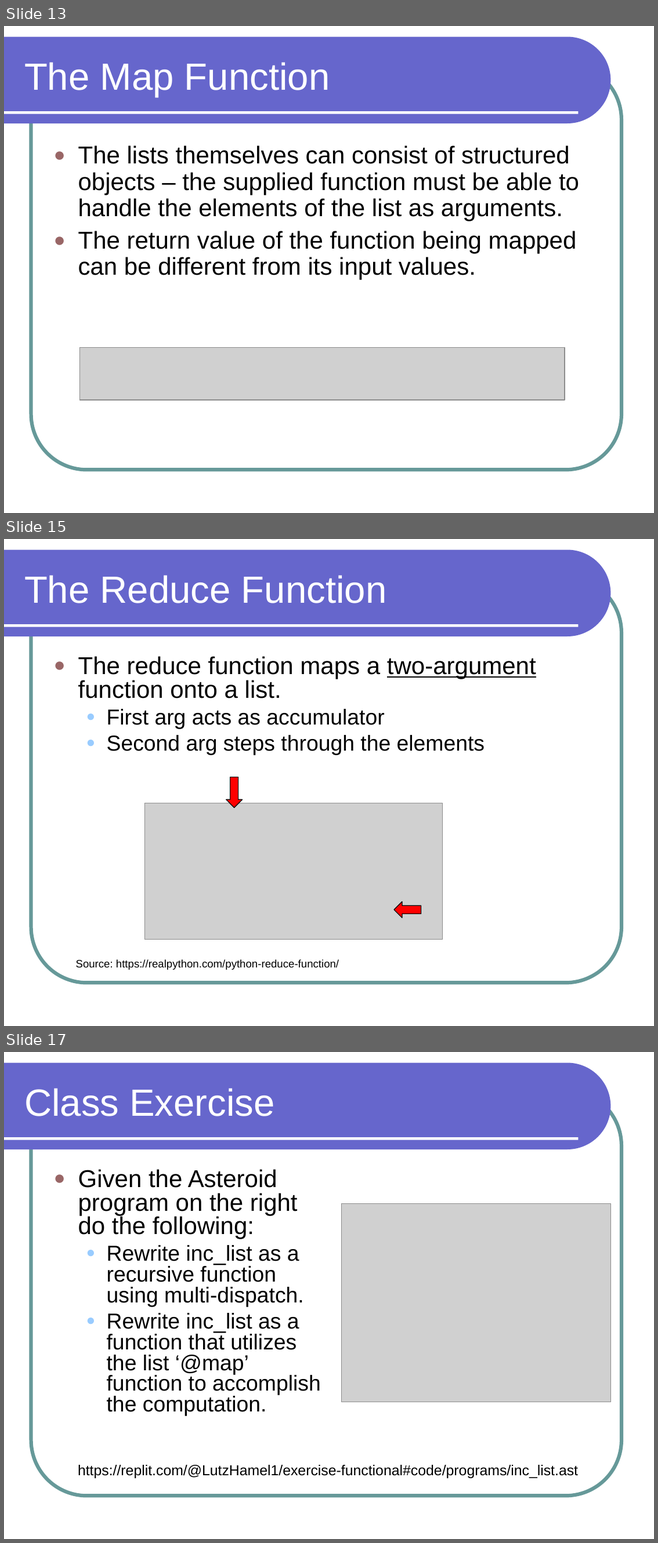
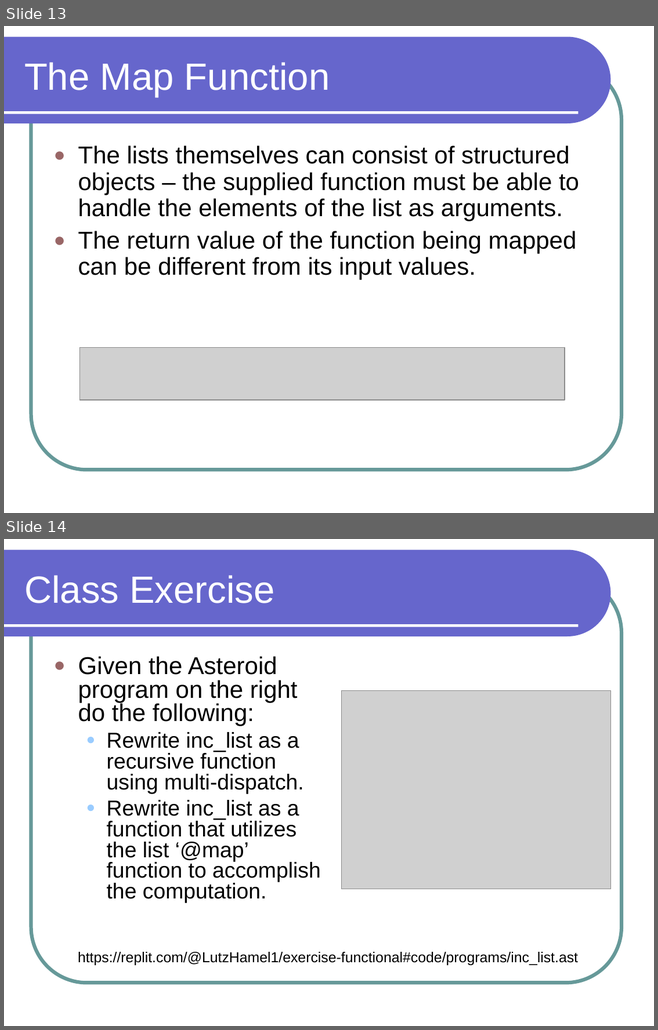
Before and after one commit to lutzhamel/CSC301, a slide deck: notes/csc301-ln014.ppt. Shown one above the other, each under a label of ours: slides 13, 15 and 17 before the commit, slides 13 and 14 after it; the slides between them are not shown. The pictures are 658x1543 and 658x1030 pixels, drawn with LibreOffice and Linux fonts; fonts in the diff are those of the drawing; grey boxes stand for pictures. Boxes give left, top, right and bottom in pixels: in the first picture for what was removed or moved away, otherwise in the second. Text is boxed around its words. In the diff, an @@ line names an element or a change of style, - is before the commit and + after.

```diff
--- a/notes/csc301-ln014.ppt
+++ b/notes/csc301-ln014.ppt
@@ slide 15 removed at (x1=4, y1=539, x2=654, y2=1026), background #FFFFFF; not listed: 3 template elements that a slide beside it also shows @@
@@ title removed at (x1=24, y1=575, x2=386, y2=603) @@
-The Reduce Function
@@ text removed at (x1=78, y1=656, x2=536, y2=755) @@
-● The reduce function maps a two-argument function onto a list.
-  ● First arg acts as accumulator
-  ● Second arg steps through the elements
@@ down arrow removed at (x1=226, y1=777, x2=242, y2=808) @@
@@ picture removed at (x1=145, y1=803, x2=442, y2=940) @@
@@ left arrow removed at (x1=394, y1=901, x2=421, y2=918) @@
@@ text removed at (x1=76, y1=959, x2=339, y2=970) @@
-Source: https://realpython.com/python-reduce-function/
@@ what was slide 17 is now slide 14 @@
```
Also in this commit, not shown: 8 slides changed, 3 other slides removed, 14 other files.
